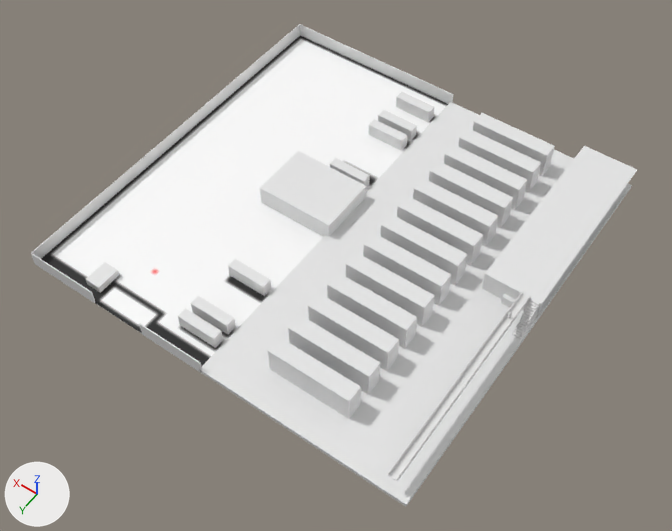
Renders of the Blender file Factory/fabrica.blend from each side of a commit.
Before and after are seen from a camera (50 mm lens) standing at (-81.3, 116.6, 166.2) and looking at (-4.5, 8.9, -3.0). Every picture has the same lights, and +X, +Y and +Z are marked at lower left.

Objects in the first picture: 'Camion.001', 'Camion.002', 'Camion.003', 'Cube.001', 'Estanteria', 'Paredes interior', 'Reference', 'Vallas', 'caseta', 'pasarela', 'puerta', 'suelo'.
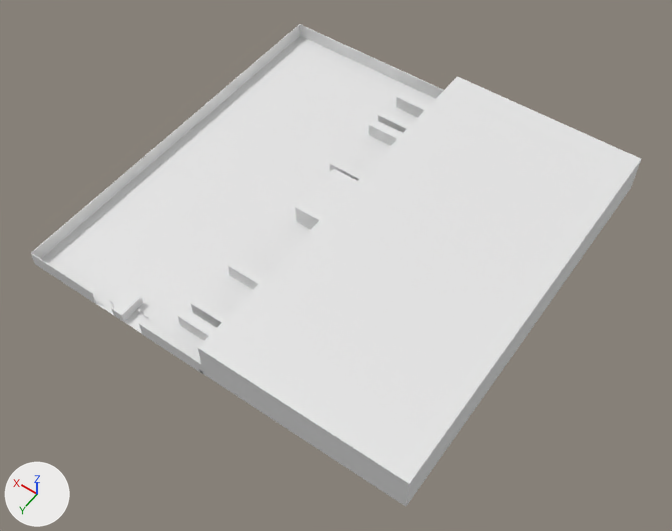
ob_cube is not drawn itself; it is used by a modifier of ob_almacen_paredes.
ob_ventanas_bool is not drawn itself; it is used by a modifier of ob_paredes_interior.
ob_entradas is not drawn itself; it is used by a modifier of ob_almacen_paredes.
ob_entradas_001 is not drawn itself; it is used by a modifier of ob_almacen_paredes.

Where the newer file only moved an object's origin or applied its transform, the numbers keep the older frame.

Changed parts and their boxes (x1, y1, x2, y2) in the pictures (672 x 531 px):
'almacen_paredes', deleted, shown: after (198, 76, 641, 504)
'Reference', hidden: before (41, 36, 448, 367)
'Cube.001', mesh rescaled (not visible afterwards): before (260, 151, 366, 236)
'caseta', moved, rescaled: before (86, 262, 119, 293); after (112, 291, 143, 322)
'puerta', deleted: before (501, 294, 516, 308)
'Personaje', hidden: before (508, 312, 512, 318)
'Estanteria', unchanged, covered by the edit: before (268, 113, 555, 419)
'pasarela', unchanged, covered by the edit: before (388, 291, 531, 481)

What the commit changed:
me_cube_001 has 8 vertices, 6 faces and spans x -2.0..2.0, y -2.0..2.0, z -2.0..2.0.
me_cube_001 is used by ob_cube_001; location (9.9, -2.0, 2.5); scale (5.0, 3.75, 1.25).
me_cube_001 part 1: the whole mesh is scaled about its middle by (0.025, 0.0333, 0.2), then moved by (2.29, 12.82, -1.62).
Mesh me_circle_001 is new.
It has 32 vertices, 1 face and spans x -1.0..1.0, y -1.0..1.0, z 0.0.
Mesh me_cylinder_001 is new.
It is a 32-sided cylinder along z spanning x -1.0..1.0, y -1.0..1.0, z -1.0..1.0.
Object 'Reference' (ob_reference) is now hidden.
Object 'caseta' (ob_caseta) moves from (34.1, 44.3, 0.7) to (24.0, 47.0, 1.2).
Object 'caseta' (ob_caseta) is rescaled from (1.0, 1.5, 0.625) to (0.75, 1.5, 0.625).
Object 'Cube' (ob_cube) is deleted.
Object 'almacen_paredes' (ob_almacen_paredes) has a BOOLEAN modifier named 'Boolean'.
Modifier setting removed (it was object = ob_entradas).
Object 'almacen_paredes' (ob_almacen_paredes) has a BOOLEAN modifier named 'Boolean.001'.
Modifier setting removed (it was object = ob_entradas_001).
Object 'almacen_paredes' (ob_almacen_paredes) has a BOOLEAN modifier named 'Boolean.002'.
Modifier setting removed (it was object = ob_cube).
Object 'almacen_paredes' (ob_almacen_paredes) is now shown.
Object 'Paredes interior' (ob_paredes_interior) has a BOOLEAN modifier named 'Boolean'.
Modifier setting removed (it was object = ob_ventanas_bool).
Object 'Paredes interior' (ob_paredes_interior) has a BOOLEAN modifier named 'Boolean.001'.
Modifier setting removed (it was object = ob_puerta).
Object 'Personaje' (ob_personaje) is now hidden.
Object 'ventanas bool' (ob_ventanas_bool) is deleted.
Object 'puerta' (ob_puerta) is deleted.
Object 'Entradas' (ob_entradas) is deleted.
Object 'Entradas.001' (ob_entradas_001) is deleted.
Object 'Circle.001' (ob_circle_001) is new; it shows me_circle_001.
Its location is (28.0, 47.9, 0.8).
Its rotation in degrees is (90, 0, 179).
Its scale is (0.15, 0.15, 0.151).
Object 'Cylinder.001' (ob_cylinder_001) is new; it shows me_cylinder_001.
Its location is (28.0, 48.0, 0.8).
Its rotation in degrees is (-179, 90, 0).
Its scale is (0.075, 0.075, 1.5).
Object 'Cylinder' (ob_cylinder) is new; it shows a copy of me_cylinder_001.
Its location is (19.9, 46.4, 0.8).
Its rotation in degrees is (0, 90, 0).
Its scale is (0.075, 0.075, 1.5).
